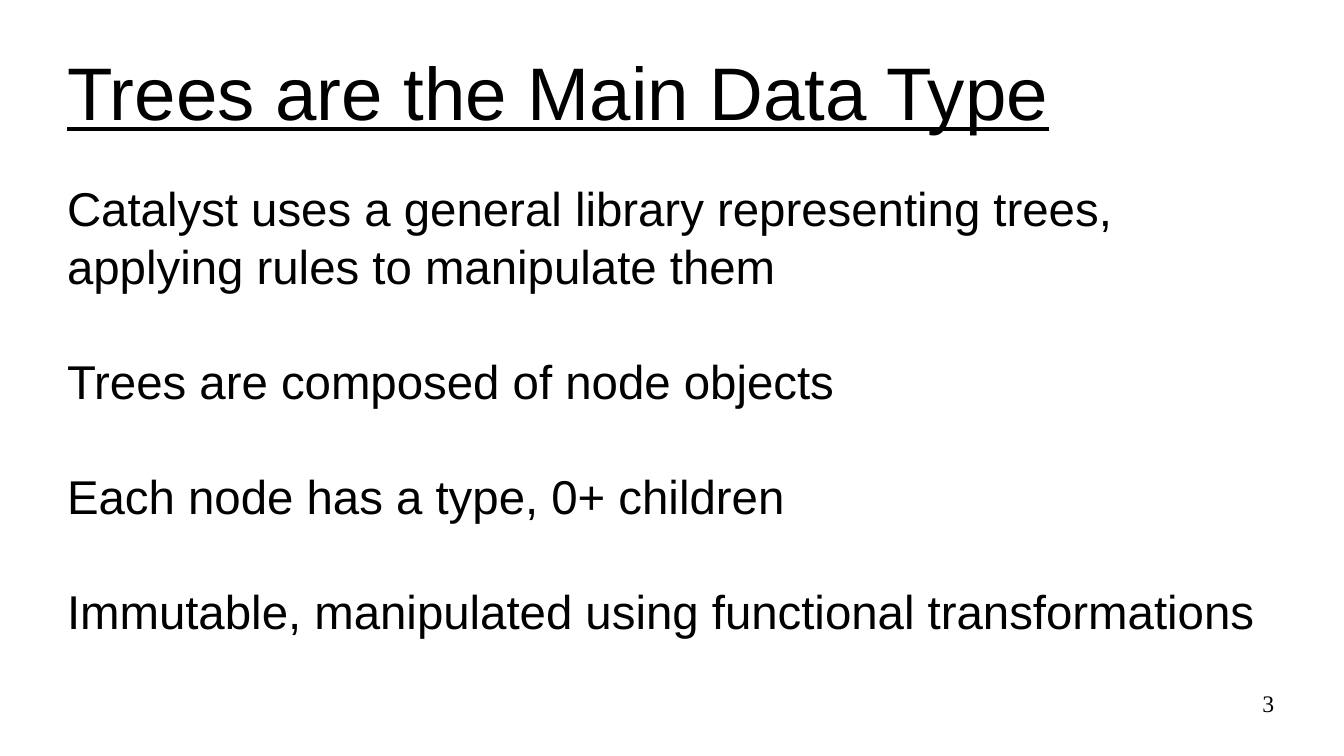
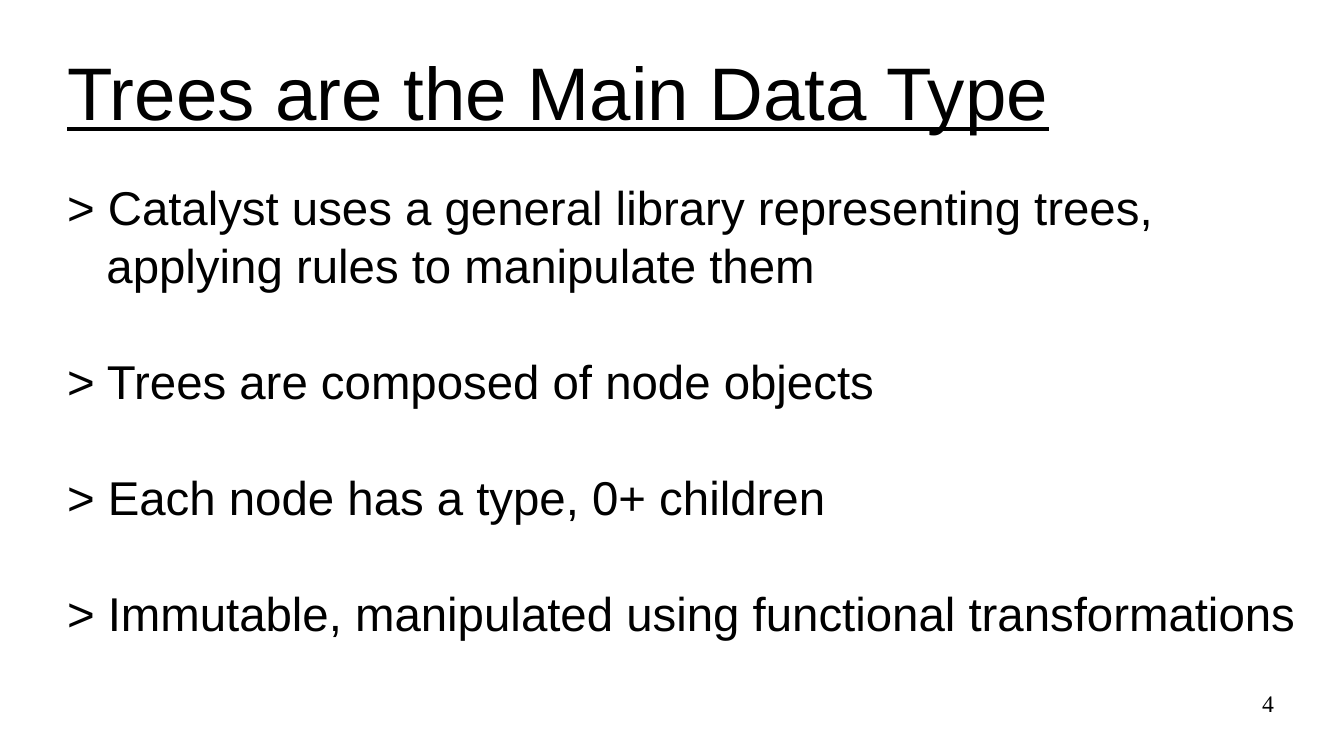
Before and after one commit to UVADS/distributed_computing, a slide deck: slide 4 of 03_dataframes_and_spark_sql/content_catalyst_optimizer/catalyst_optimizer_for_spark_sql.ppt (slide 3 before the commit). Drawn at 1344x756 pixels with LibreOffice and Linux fonts; fonts in the diff are those of the drawing. Boxes give left, top, right and bottom in pixels: in the first picture for what was removed or moved away, otherwise in the second. Text is boxed around its words. In the diff, an @@ line names an element or a change of style, - is before the commit and + after.

Commit message:
updates to catalyst slides

```diff
--- a/03_dataframes_and_spark_sql/content_catalyst_optimizer/catalyst_optimizer_for_spark_sql.ppt
+++ b/03_dataframes_and_spark_sql/content_catalyst_optimizer/catalyst_optimizer_for_spark_sql.ppt
@@ subtitle at <box>108,190,1152,234</box>: text changed @@
-Catalyst uses a general library representing trees,
+> Catalyst uses a general library representing trees,
@@ subtitle at <box>107,364,1295,640</box>: text changed @@
-Trees are composed of node objects
-Each node has a type, 0+ children
-Immutable, manipulated using functional transformations
+> Trees are composed of node objects
+> Each node has a type, 0+ children
+> Immutable, manipulated using functional transformations
@@ page number at <box>1262,696,1274,712</box>: text changed @@
-3
+4
```
Also in this commit, not shown: 5 other slides changed, 2 slides added, 2 slides removed.
